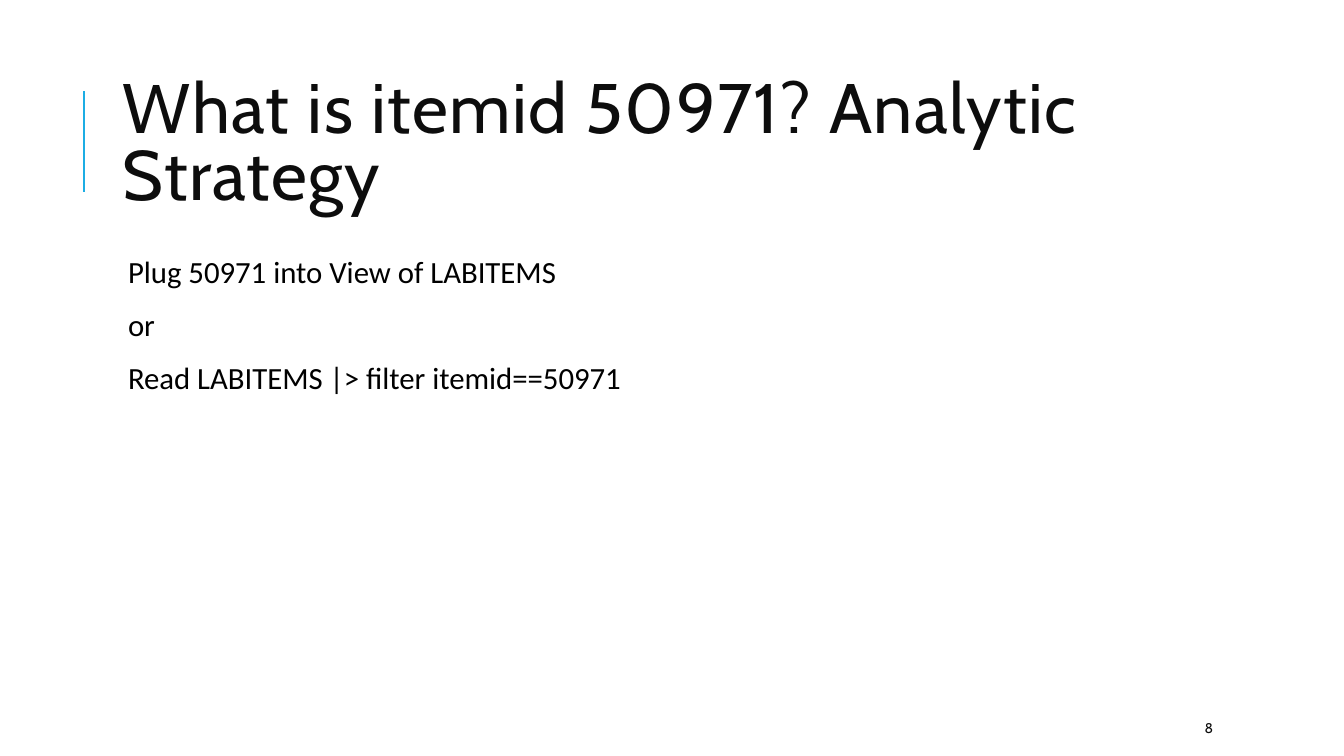
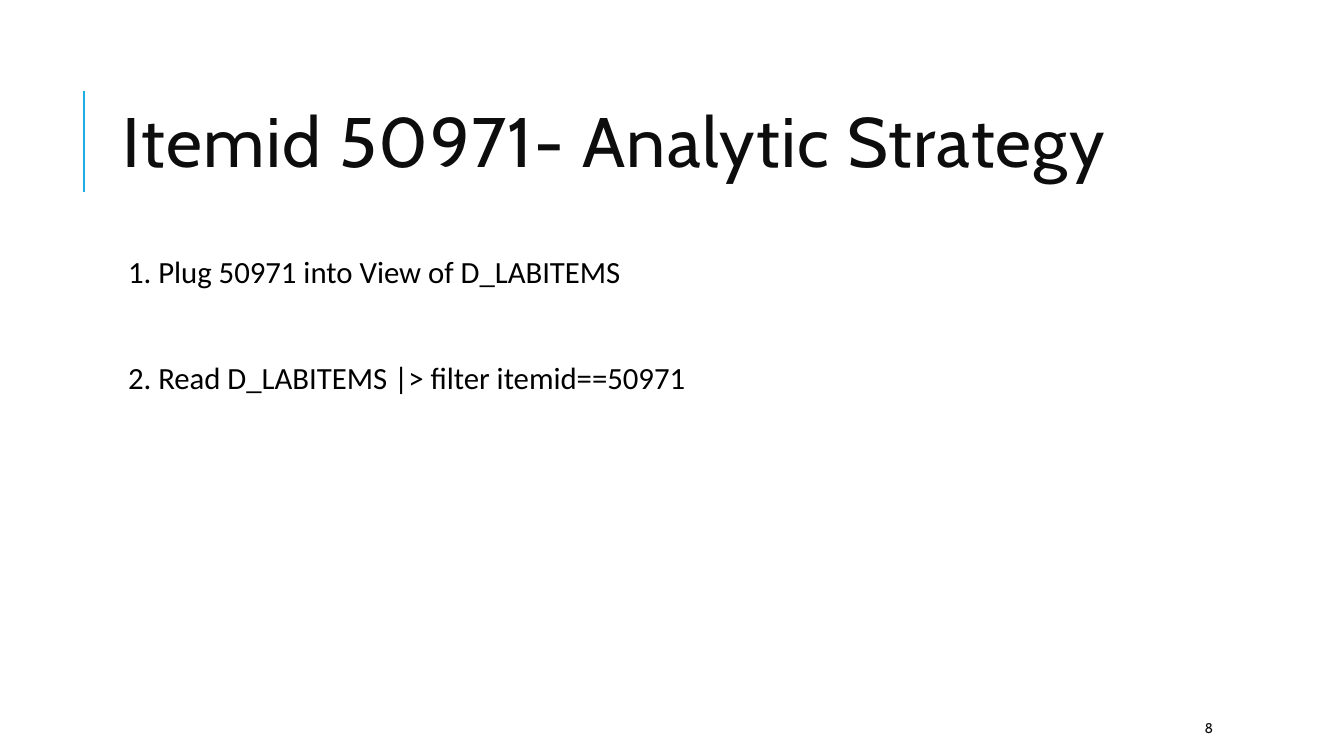
Before and after one commit to amromeo/api_r_int_db_24, a slide deck: slide 8 of presentations/03 - Joins.pptx. Drawn at 1344x756 pixels with LibreOffice and Linux fonts; fonts in the diff are those of the drawing. Boxes give left, top, right and bottom in pixels: in the first picture for what was removed or moved away, otherwise in the second. Text is boxed around its words. In the diff, an @@ line names an element or a change of style, - is before the commit and + after.

```diff
--- a/presentations/03 - Joins.pptx
+++ b/presentations/03 - Joins.pptx
@@ title at (x1=123, y1=114, x2=1104, y2=183): text changed @@
-What is itemid 50971? Analytic Strategy
+Itemid 50971- Analytic Strategy
@@ text at (x1=128, y1=261, x2=685, y2=393): text changed @@
-  Plug 50971 into View of LABITEMS
-  or
-  Read LABITEMS |> filter itemid==50971
+  1. Plug 50971 into View of D_LABITEMS
+  2. Read D_LABITEMS |> filter itemid==50971
```
Also in this commit, not shown: 9 other slides changed, 42 slides added, 7 slides removed.
